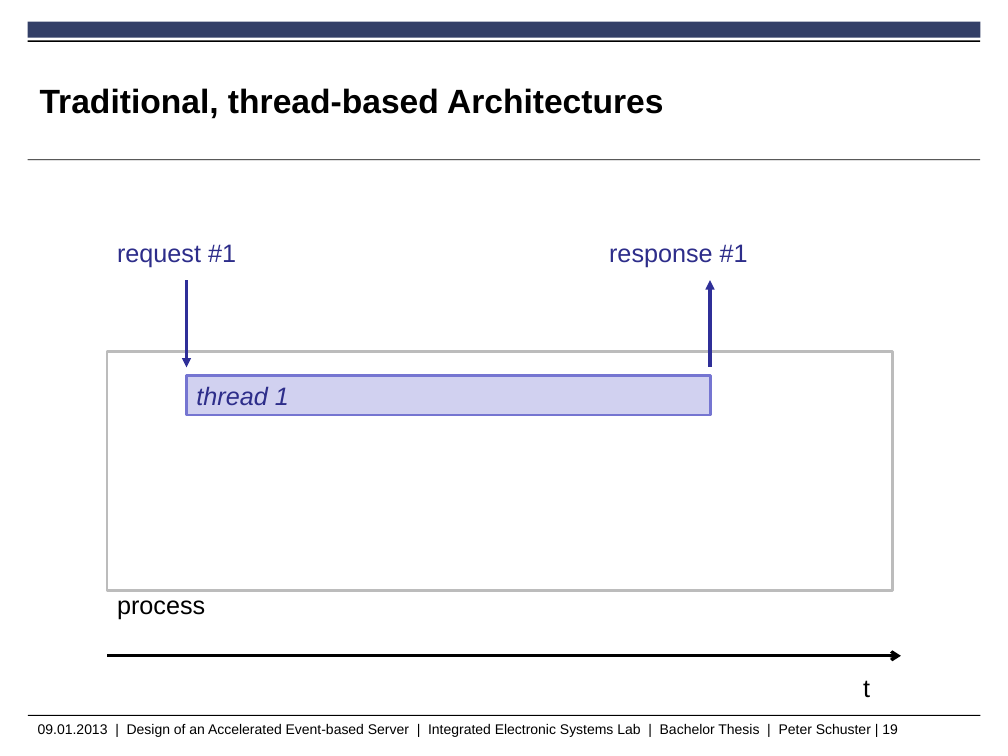
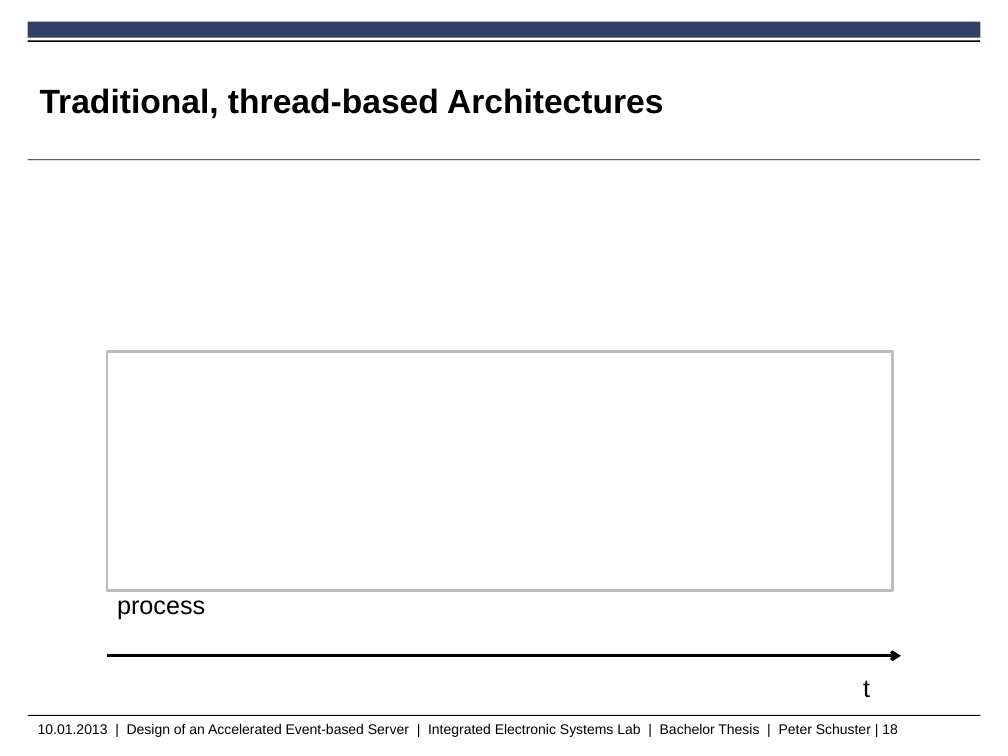
Before and after one commit to peschuster/ies-http-project, a slide deck: slide 18 of IesHttpThesis.pptx (slide 19 before the commit). Drawn at 1008x756 pixels with LibreOffice and Linux fonts; fonts in the diff are those of the drawing; background and template pictures are left out. Boxes give left, top, right and bottom in pixels: in the first picture for what was removed or moved away, otherwise in the second. Text is boxed around its words. In the diff, an @@ line names an element or a change of style, - is before the commit and + after.

Commit message:
Thesis presentation

```diff
--- a/IesHttpThesis.pptx
+++ b/IesHttpThesis.pptx
@@ text removed at [117,244,236,268] @@
-request #1
@@ text removed at [609,244,748,268] @@
-response #1
@@ arrow removed from (186, 280) to (186, 368) @@
@@ arrow removed from (710, 368) to (710, 280) @@
@@ rectangle removed at [186,375,711,414] @@
-thread 1
@@ text at [38,724,898,737]: text changed @@
-09.01.2013 | Design of an Accelerated Event-based Server | Integrated Electronic Systems Lab | Bachelor Thesis | Peter Schuster | 19
+10.01.2013 | Design of an Accelerated Event-based Server | Integrated Electronic Systems Lab | Bachelor Thesis | Peter Schuster | 18
```
Also in this commit, not shown: 19 other slides changed, 1 slide added.
